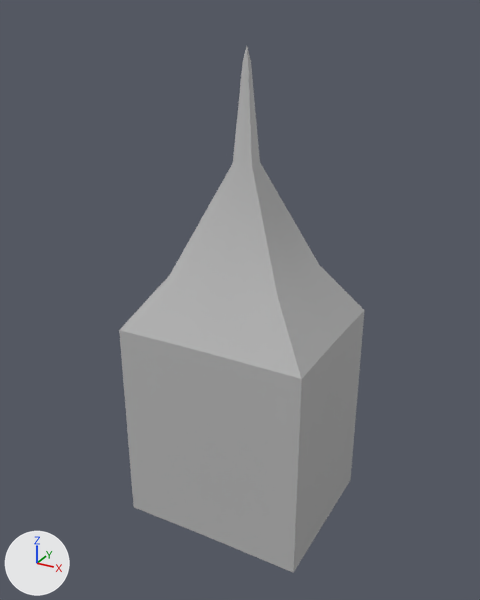
The FBX model Assets/Meshes/Environment/Landmark/Church/ChurchTower.fbx: old version first, new version second.
The view is the same before and after, from a 50 mm camera at (11.9, -22.3, 21.1) aimed at (-0.2, -0.2, 10.0). Every picture has the same lights, and +X, +Y and +Z are marked at lower left. Where no turn or scale is listed for an object, it has been applied to the vertices.

In view in the first picture: 'ChurchTower'.
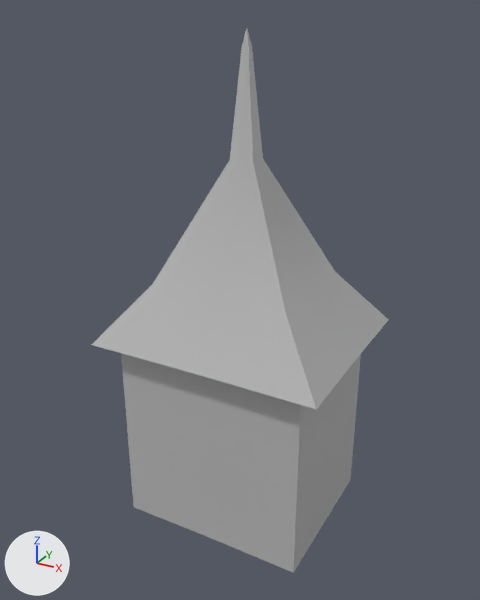
Patch to the scene script:
```diff
--- a/Assets/Meshes/Environment/Landmark/Church/ChurchTower.fbx.py
+++ b/Assets/Meshes/Environment/Landmark/Church/ChurchTower.fbx.py
@@ me_mesh @@
 # used by ob_churchtower; location = (-0.02, 0.0, 9.95)
-me_mesh.from_pydata(...)  # 69 vertices, 68 faces; spans x -4.0..4.0, y -3.4..3.4, z -9.9..9.9
+me_mesh.from_pydata(...)  # 78 vertices, 76 faces; spans x -4.9..4.9, y -4.1..4.1, z -9.9..10.5
+# me_mesh part 1
+# 1 vertex is removed from x 0.0, y 0.0, z 9.9
+# 8 faces are deleted
+# 24 vertices move from x -2.4..2.4, y -2.0..2.0, z 1.4..9.4 to x -4.9..4.9, y -4.1..4.1, z -1.4..5.9
+# 10 vertices are added at x -0.1..0.1, y -0.2..0.2, z 0.0..10.5
+# 16 new faces join them
 me_mesh.materials.append(mat_material__12)
```

What differs and where, as boxes [x1, y1, x2, y2] in the pictures (480 x 600 px):
'ChurchTower', reshaped (21% wider): before [119, 46, 365, 573]; after [91, 29, 389, 573]
part 1 of me_mesh, built on: before [243, 46, 364, 378]; after [230, 29, 335, 313]
